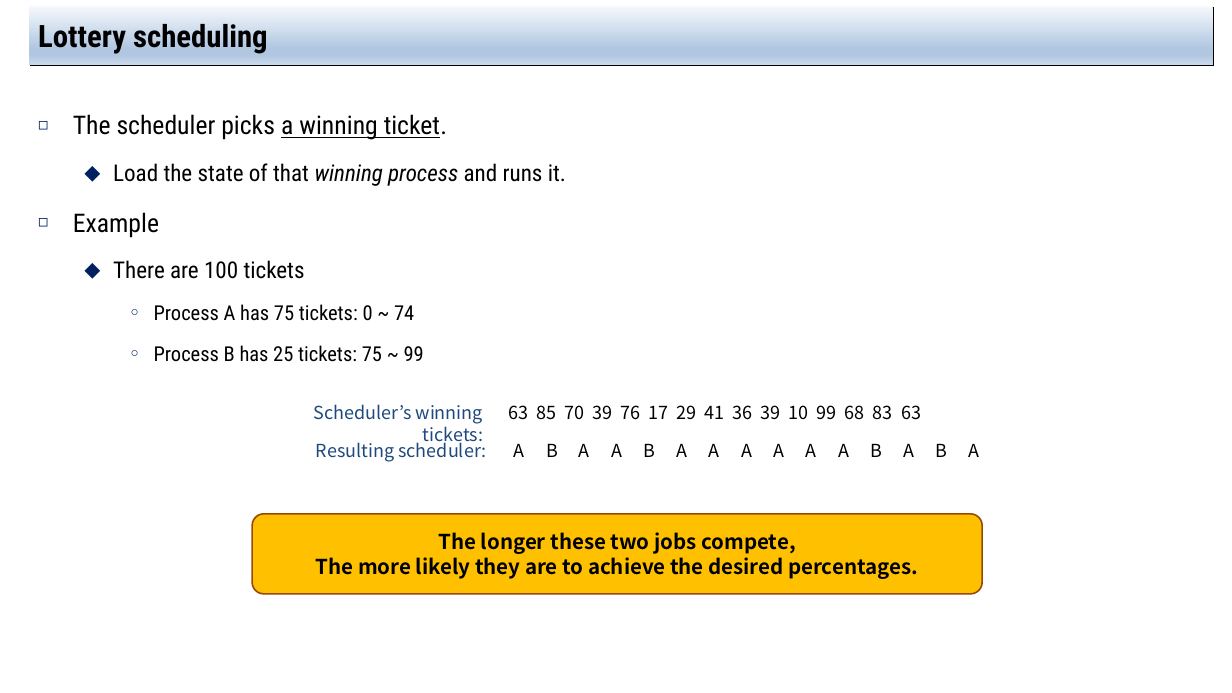
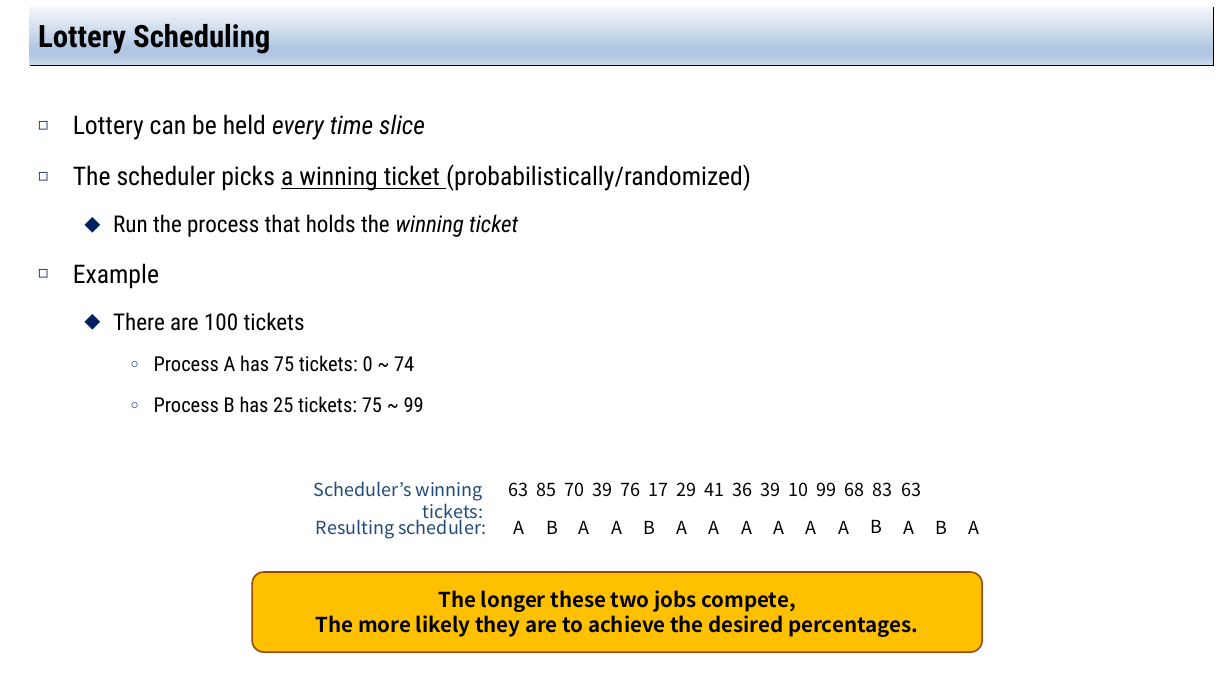
Before and after one commit to jachermocilla/extra-course-materials, a slide deck: slide 7 of cmsc125/ostep/slides/01.Virtualization/09.Scheduling_Proportional_Share.pptx. Drawn at 1232x693 pixels with LibreOffice and Linux fonts; fonts in the diff are those of the drawing. Boxes give left, top, right and bottom in pixels: in the first picture for what was removed or moved away, otherwise in the second. Text is boxed around its words. In the diff, an @@ line names an element or a change of style, - is before the commit and + after.

```diff
--- a/cmsc125/ostep/slides/01.Virtualization/09.Scheduling_Proportional_Share.pptx
+++ b/cmsc125/ostep/slides/01.Virtualization/09.Scheduling_Proportional_Share.pptx
@@ title at bbox=[38, 19, 270, 54]: text changed @@
-Lottery scheduling
+Lottery Scheduling
@@ text at bbox=[73, 114, 751, 237]: text changed; size 18 to 20 pt @@
-◻ The scheduler picks a winning ticket.
-  ⬥ Load the state of that winning process and runs it.
+◻ Lottery can be held every time slice
+◻ The scheduler picks a winning ticket (probabilistically/randomized)
+  ⬥ Run the process that holds the winning ticket
@@ 18 texts: place and size @@
-18 texts at bbox=[314, 404, 979, 462]
+18 texts at bbox=[314, 481, 979, 539]
@@ rounded rectangle "The longer these two jobs ...": place and size @@
-rounded rectangle "The longer these two jobs ..." at bbox=[252, 514, 982, 594]
+rounded rectangle "The longer these two jobs ..." at bbox=[252, 572, 982, 653]
```
Also in this commit, not shown: 8 other slides changed, 9 slides added.
